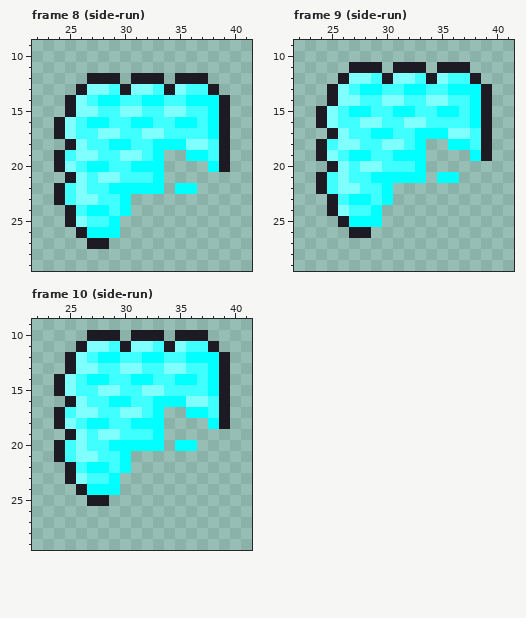
One commit to this pixel-art file: art/avatar/hair-curly.aseprite. This is how it looked before the edit.
64x64 pixels, 15 frames. Shown: frame 8 (side-run): x 22..41, y 9..29; frame 9 (side-run): x 22..41, y 9..29; frame 10 (side-run): x 22..41, y 9..29. The commit also changed other frames, which this record leaves out.
New version:
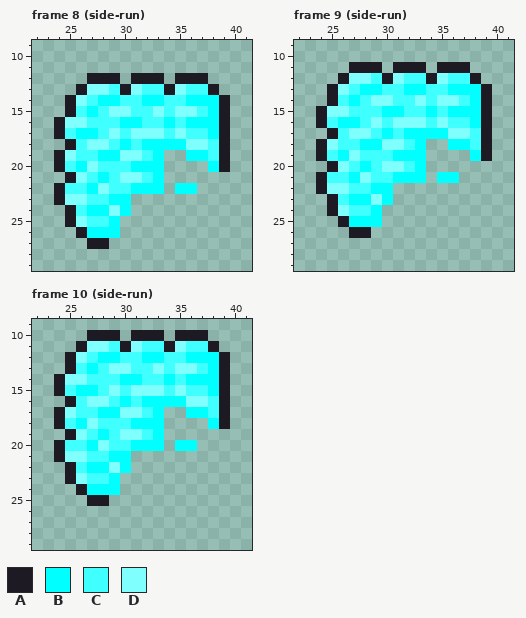
Palette (. is transparent): A #1e1a24  B #00ffff  C #40ffff  D #80ffff
What changed:
Frame 8 (side-run), layer "hair":
y 13: x 32 D -> C
y 15: x 26..27 DD -> CB; x 29 C -> D; x 31 D -> C; x 33..34 CD -> DC; x 36 C -> D
y 16: x 26..28 CBB -> DCC; x 30 C -> B; x 32 B -> C; x 34..35 CB -> BC; x 37 C -> B
y 17: x 25..28 DCCD -> CBBC; x 31 C -> D; x 35 C -> D
y 18: x 26..29 DCCB -> CDDC; x 32 C -> B
y 19: x 25..29 CDDCC -> DCCBB
y 20: x 25..28 DCBB -> CBDC
y 21: x 28..31 DDCC -> BCDD
y 22: x 26..30 DCCBB -> CBDCC
y 23: x 25 C -> D; x 27 D -> C; x 29 C -> B
y 24: x 29 C -> D
Frame 9 (side-run), layer "hair":
y 12: x 32 D -> C
y 14: x 26..27 DD -> CB; x 29 C -> D; x 31 D -> C; x 33..34 CD -> DC; x 36 C -> D
y 15: x 26..28 CBB -> DCC; x 30 C -> B; x 32 B -> C; x 34..35 CB -> BC; x 37 C -> B
y 16: x 25..28 DCCD -> CBBC; x 31 C -> D; x 35 C -> D
y 17: x 26..29 DCCB -> CDDC; x 32 C -> B
y 18: x 25..29 CDDCC -> DCCBB
y 19: x 25..28 DCBB -> CBDC
y 20: x 28..31 DDCC -> BCDD
y 21: x 26..30 DCCBB -> CBDCC
y 22: x 25 C -> D; x 27 D -> C; x 29 C -> B
y 23: x 29 C -> D
Frame 10 (side-run), layer "hair":
y 11: x 32 D -> C
y 13: x 26..27 DD -> CB; x 29 C -> D; x 31 D -> C; x 33..34 CD -> DC; x 36 C -> D
y 14: x 26..28 CBB -> DCC; x 30 C -> B; x 32 B -> C; x 34..35 CB -> BC; x 37 C -> B
y 15: x 25..28 DCCD -> CBBC; x 31 C -> D; x 35 C -> D
y 16: x 26..29 DCCB -> CDDC; x 32 C -> B
y 17: x 25..29 CDDCC -> DCCBB
y 18: x 25..28 DCBB -> CBDC
y 19: x 28..31 DDCC -> BCDD
y 20: x 26..30 DCCBB -> CBDCC
y 21: x 25 C -> D; x 27 D -> C; x 29 C -> B
y 22: x 29 C -> D
Boxes around the changes in both pictures, in picture pixels (x1, y1, x2, y2):
changed: (65, 84, 208, 216)
changed: (327, 73, 470, 205)
changed: (65, 341, 208, 473)
